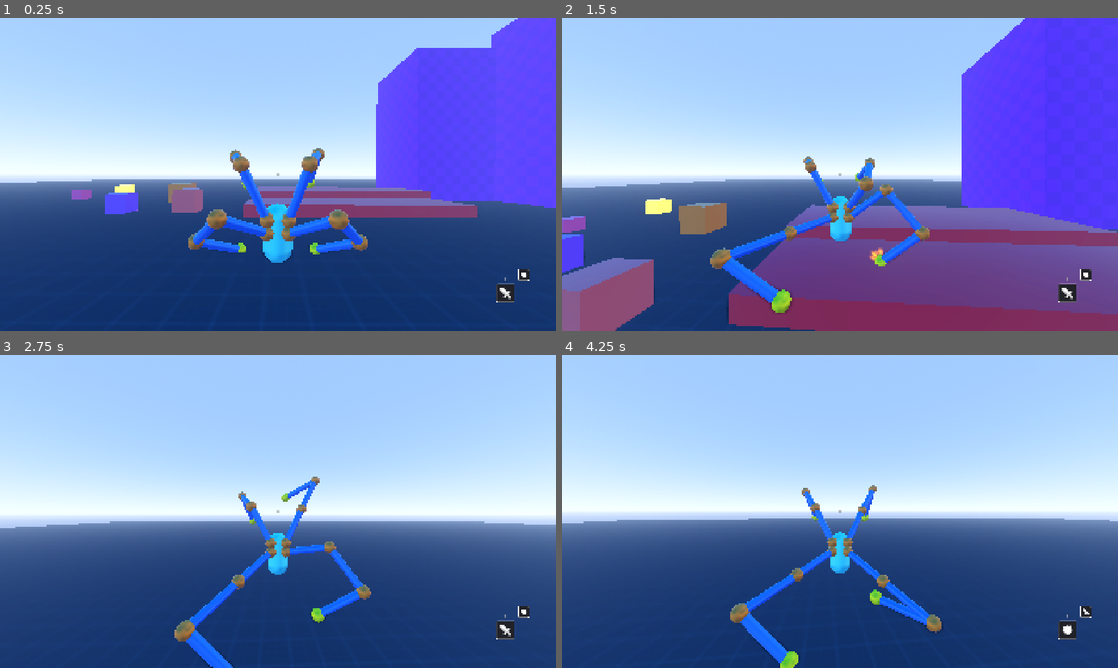
Above: before the commit, frames 1-4 (two rows, left to right).
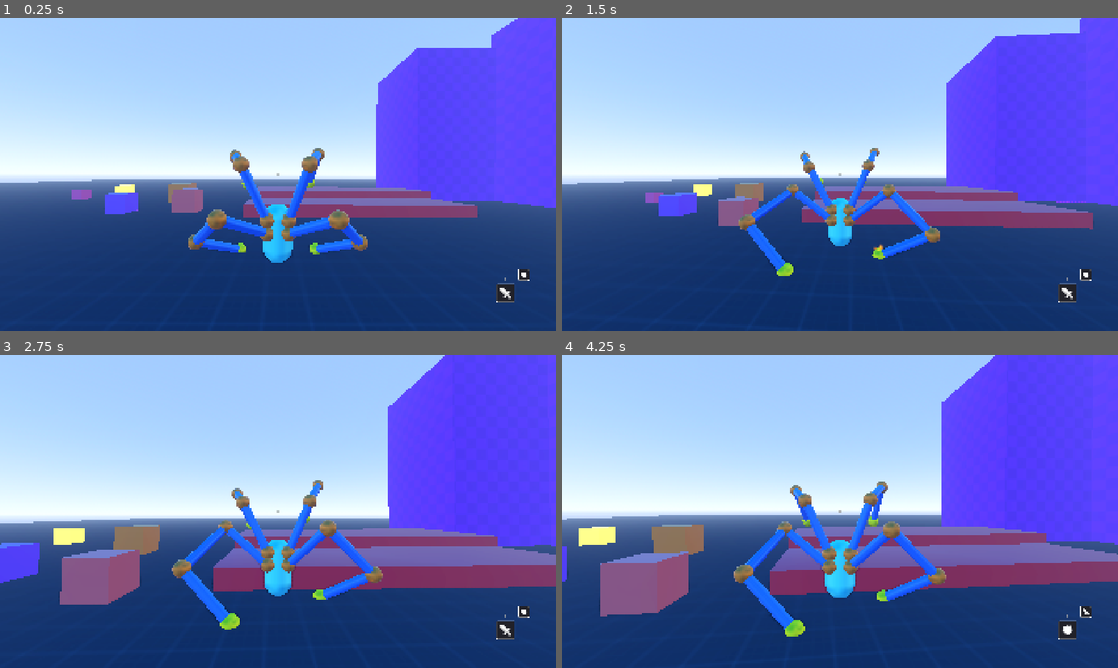
Above: after the commit, the same moments.

Repository: lliamsymonds04/doc-oc
Game: Godot game, scene res://main.tscn
Two runs of this game, one before a commit and one after it. Both use one fixed random seed, a clock stepped at 60 frames per second and the inputs below.
Inputs (mouse positions are in pixels of both pictures, inside the frame that each line leads up to):
- Up to frame 1 (0.25 s): no input
- Up to frame 2 (1.5 s): move the mouse to (867, 174) at 0.52 s; hold W (forward) from 0.53 s (still down); click (867, 174) at 0.6 s; tap Space (jump) at 0.77, 0.8, 1.07, 1.35 s; move the mouse to (812, 174) at 1.27 s
- Up to frame 3 (2.75 s): keep holding W (forward); tap Space (jump) at 1.52, 1.82, 2.3 s; click (250, 511) at 1.55 s; move the mouse to (289, 505) at 2.02 s; click (289, 505) at 2.1 s
- Up to frame 4 (4.25 s): keep holding W (forward); move the mouse to (834, 517) at 2.77 s; tap R (mode-switch) at 2.85 s; tap Space (jump) at 3.02, 3.32, 3.77, 3.8, 4.07 s; click (834, 517) at 3.05 s; move the mouse to (878, 514) at 3.52 s; hold Right mouse button (right-click) from 3.53 s (still down)

The runs differ from the first frame. In frame 1, 0.1% of the frame differs, in the area x 6-76%, y 41-75%; in frame 2, 37%, in the area x 0-100%, y 0-100%; in frame 3, 35%; in frame 4, 36%.
Error after the commit: Parse Error: Preload file "res://assets/vfx/dash_particles.tscn" does not exist. (res://systems/player/config/jump_config.gd:26)

Commit message:
feat: trail for dash and attack

Diff:
--- a/systems/inverse_kinematics/basic_arm.gd
+++ b/systems/inverse_kinematics/basic_arm.gd
@@ -24,6 +24,10 @@
 @export var punch_duration: float = 0.15
 @export var punch_ease_curve: float = 2.0
 @export var hit_probe_margin: float = 0.1  # extra radius beyond joint_radius for the hit sphere
+
+@export_category("Trail")
+@export var trail_lifetime: float = 0.2
+@export var trail_color: Color = Color(0.6, 1.0, 1.0, 1.0)
 
 var target: Vector3 = Vector3.ZERO
 var target_world: Vector3 = Vector3.ZERO
@@ -39,6 +43,8 @@
 var solver: FabrikSolver
 var limb_meshes: Array[MeshInstance3D] = []
 var joint_meshes: Array[MeshInstance3D] = []
+var end_effector_trail: Trail
+var trail_curve: Curve
 
 var _profile: MotionProfile
 var _move_start: Vector3
@@ -83,6 +89,13 @@
 
 	_build_visualizer()
 
+	trail_curve = Curve.new()
+	trail_curve.add_point(Vector2(0, 0.5))
+	trail_curve.add_point(Vector2(0.2, 1.0))
+	trail_curve.add_point(Vector2(1, 0.0))
+
+	_create_end_effector_trail(joint_meshes[num_limbs])
+
 
 ## public methods
 func is_grounded() -> bool:
@@ -184,8 +197,17 @@
 	begin_move(to, profile)
 
 
-## Owns the solver call convention (root at the arm origin, pole in arm-local space)
-## so external callers can't diverge from what _process passes to solve().
+func set_end_effector_trail(enabled: bool) -> void:
+	if end_effector_trail != null:
+		end_effector_trail.emitting = enabled
+
+
+func set_trail_style(width: float, alpha: float) -> void:
+	if end_effector_trail != null:
+		end_effector_trail.trail_width = width
+		end_effector_trail.color.a = alpha
+
+
 func set_pole_constraints(enabled: bool) -> void:
 	solver.set_pole_constraints(enabled, target, Vector3.ZERO, pole.position)
 
@@ -222,6 +244,8 @@
 
 
 func _on_move_finished(pos: Vector3) -> void:
+	if _profile.detect_hits:
+		set_end_effector_trail(false)
 	if _emit_step_landed:
 		_emit_step_landed = false
 		step_landed.emit(pos, _profile.arc_axis)
@@ -288,6 +312,17 @@
 		joint.position = joints[i]
 
 
+func _create_end_effector_trail(end_effector_joint: MeshInstance3D) -> void:
+	end_effector_trail = Trail.create()
+	end_effector_trail.target = end_effector_joint
+	end_effector_trail.emitting = false
+	end_effector_trail.trail_lifetime = trail_lifetime
+	end_effector_trail.color = trail_color
+
+	end_effector_trail.width_curve = trail_curve
+	add_child(end_effector_trail)
+
+
 ## Returns a right-handed basis whose local Y axis points along `dir`.
 func _basis_aligned_to(dir: Vector3) -> Basis:
 	var x := dir.cross(Vector3.UP)
--- a/systems/player/config/air_config.gd
+++ b/systems/player/config/air_config.gd
@@ -28,3 +28,7 @@
 @export var hard_landing_trauma_multiplier: float = 1.5
 @export var landing_vfx_raycast_distance: float = 5.0
 @export var air_debounce: float = 0.2
+
+@export_group("Visuals")
+@export var trail_width := 0.1
+@export var trail_transparency: float = 0.15
--- a/systems/player/config/jump_config.gd
+++ b/systems/player/config/jump_config.gd
@@ -21,3 +21,6 @@
 @export var wall_jump_upward_velocity: float = 15.0
 @export var wall_jump_backward_velocity: float = 15.0
 @export var wall_jump_sideways_velocity: float = 15.0
+
+@export_group("Vfx")
+@export var dash_vfx: PackedScene = preload("res://assets/vfx/dash_particles.tscn")
--- a/systems/player/config/player_attack_config.gd
+++ b/systems/player/config/player_attack_config.gd
@@ -7,7 +7,6 @@
 @export var tilt_reset_time: float = 0.3
 
 @export_group("Casting")
-## How far the punch raycast reaches, in meters.
 @export var attack_cast_range: float = 15.0
 ## Body tilt per punch, in degrees (positive = lean into the punch).
 @export var attack_tilt_degrees: float = 15.0
@@ -27,3 +26,7 @@
 @export_group("Impulse Physics")
 @export var impulse_strength: float = 7.0
 @export var impulse_min_y: float = 1.0
+
+@export_group("Visuals")
+@export var trail_width: float = 0.4
+@export var trail_transparency: float = 0.4
--- a/systems/player/player_attack_controller.gd
+++ b/systems/player/player_attack_controller.gd
@@ -53,6 +53,8 @@
 		var attack_target = _get_target(side_dir)
 
 		mount.arm.start_punch(attack_target)
+		mount.arm.set_end_effector_trail(true)
+		mount.arm.set_trail_style(config.trail_width, config.trail_transparency)
 		AudioUtil.play_with_pitch(_attack_audio_player)
 
 		attack_tilt_y = side_dir * deg_to_rad(config.attack_tilt_degrees)
--- a/systems/player/player_jump_controller.gd
+++ b/systems/player/player_jump_controller.gd
@@ -16,11 +16,16 @@
 ## charge state; GroundedState reads is_holding_jump for the crouch offset
 var is_holding_jump := false
 var hold_time := 0.0
+var _dash_vfx: ImpactVFX
 
 
 func _init(p: PlayerController, jump_config: JumpConfig) -> void:
 	player = p
 	config = jump_config
+
+	if jump_config.dash_vfx:
+		_dash_vfx = jump_config.dash_vfx.instantiate()
+		player.add_child(_dash_vfx)
 
 
 ## advance the charge timer; GroundedState calls this each physics tick
@@ -45,6 +50,9 @@
 
 	if hold_time < config.dash_jump_ceiling:
 		data.charge = 0.0
+		if _dash_vfx:
+			var spawn_pos := player.global_position + direction * 5.0
+			_dash_vfx.play(spawn_pos, -direction)
 	else:
 		data.charge = clampf(hold_time / config.max_jump_hold_time, 0.0, 1.0)
 
--- a/systems/player/states/air_state.gd
+++ b/systems/player/states/air_state.gd
@@ -33,8 +33,6 @@
 	var p := player
 	air_debounce = p.air.air_debounce
 
-	# default arc for entering air without jumping (walked off a ledge);
-	# a ground jump overrides it via begin_launch() right after the transition
 	jump_gravity_multiplier = 1.0
 	fall_gravity_multiplier = p.jump.fall_gravity_multiplier
 	launch_grace = 0.0
@@ -43,11 +41,20 @@
 		mount.set_apply_floor(false)
 
 
-## Called by GroundedState right after set_state(AIR) so the arc matches the jump's
-## charge: low charge gets heavier gravity, so a dash lands fast instead of floating.
+func exit() -> void:
+	for mount in player.all_mounts():
+		mount.arm.set_end_effector_trail(false)
+
+
+## Called by GroundedState right after set_state(AIR); the single launch path
+## for every jump (dash or hop), so launch-only effects go here, not in enter()
 func begin_launch(rising_gravity: float) -> void:
 	jump_gravity_multiplier = rising_gravity
 	launch_grace = player.air.launch_grace_time
+
+	for mount in player.all_mounts():
+		mount.arm.set_end_effector_trail(true)
+		mount.arm.set_trail_style(player.air.trail_width, player.air.trail_transparency)
 
 
 func gravity_scale() -> float:
--- a/systems/util/trail.gd
+++ b/systems/util/trail.gd
@@ -5,6 +5,12 @@
 
 const CURVE_SAMPLES := 16
 const TOTAL_MAX_POINTS := 100
+
+## The scene carries the ShaderMaterial, subdivided PlaneMesh, and billboard
+## setup the script depends on; a bare Trail.new() would have no
+## material_override, so every setter would silently no-op.
+## load() (not preload) avoids a parse-time script -> scene -> script cycle.
+const SCENE_PATH := "res://assets/vfx/trail.tscn"
 
 @export_range(3, 100, 2, "prefer_slider") var max_points: int = 30:
 	set = _update_max_points
@@ -39,6 +45,13 @@
 var _expiry_times: Array[float] = []
 var _last_recorded: Vector3
 var _elapsed := 0.0
+
+
+## Factory: the scene is the only way to get a working Trail (material + mesh
+## live there), so construction is owned here instead of by each caller.
+static func create() -> Trail:
+	var scene: PackedScene = load(SCENE_PATH)
+	return scene.instantiate() as Trail
 
 
 func _update_max_points(value: int) -> void:
@@ -137,7 +150,11 @@
 
 	var tracked := _tracked_position()
 
-	# The shader indexes two points minimum; degenerate padding stays invisible.
+	# The shader indexes two points minimum. Padding keeps it happy, but it must
+	# not count as a trail point: a padding slot holds the live hand position, so
+	# counting it would stretch a ribbon from the last real point to the hand.
+	var real_count := position_history.size()
+	visible = real_count >= 2
 	while position_history.size() < 2:
 		position_history.push_back(tracked)
 		_expiry_times.push_back(-1.0)
@@ -155,4 +172,4 @@
 		var packed := PackedVector3Array(position_history)
 		packed.resize(TOTAL_MAX_POINTS)
 		material_override.set_shader_parameter("positions", packed)
-		material_override.set_shader_parameter("POINT_COUNT", position_history.size())
+		material_override.set_shader_parameter("POINT_COUNT", real_count)
